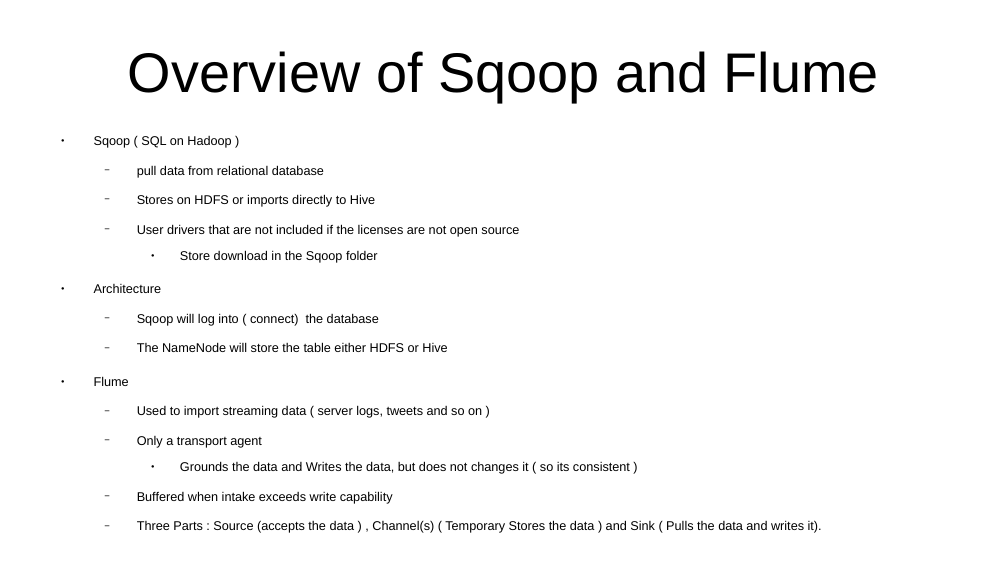
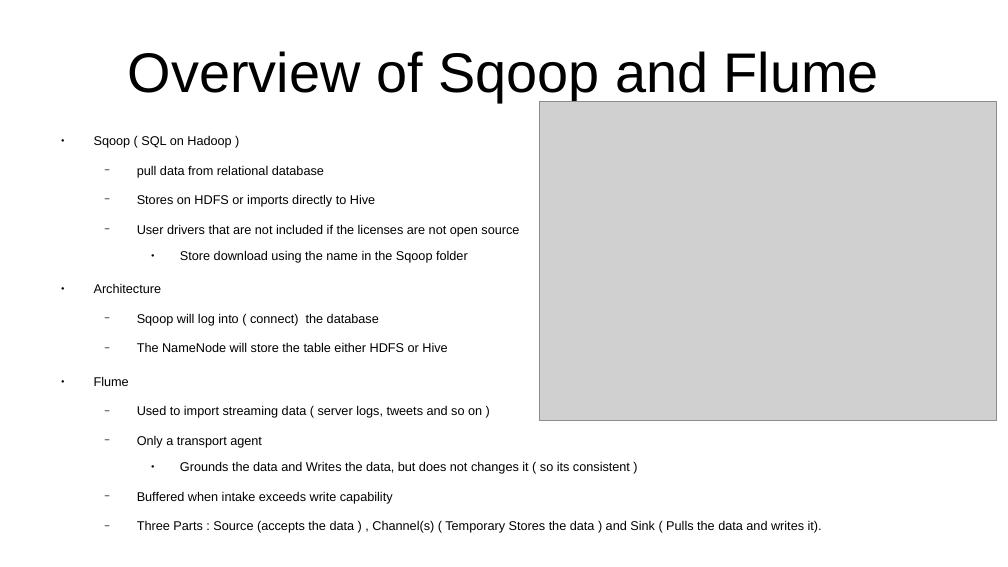
Before and after one commit to CharlesStockman/notesFromCourses, a slide deck: slide 5 of dataScience/Learning Hadoop 2.odp. Drawn at 1008x567 pixels with LibreOffice and Linux fonts; fonts in the diff are those of the drawing; grey boxes stand for pictures. Boxes give left, top, right and bottom in pixels: in the first picture for what was removed or moved away, otherwise in the second. Text is boxed around its words. In the diff, an @@ line names an element or a change of style, - is before the commit and + after.

```diff
--- a/dataScience/Learning Hadoop 2.odp
+++ b/dataScience/Learning Hadoop 2.odp
@@ picture added at (540,102,997,421) @@
@@ text at (180,250,468,263): text changed @@
-    ● Store download in the Sqoop folder
+    ● Store download using the name in the Sqoop folder
```
Also in this commit, not shown: 7 other slides changed, 15 other files.
